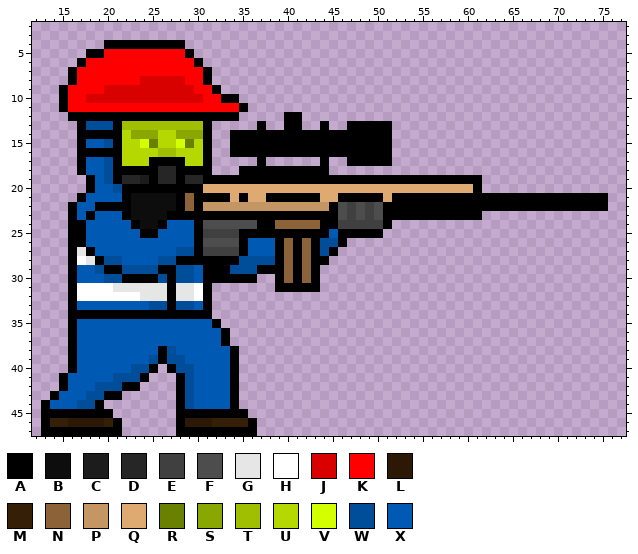
File history of a sprite sheet, Zombi Slayers/Assets/Resources/Arts/Player Characters/derrick_static.png. The first picture shows the starting point.
The file is 384x192 pixels, drawn in blocks of 4x4; one block is one cell here. Shown: x 12..77, y 2..47.
Palette (. is transparent): A #000000  B #0d0d0d  C #1c1c1c  D #262626  E #404040  F #4d4d4d  G #e6e6e6  H #ffffff  J #d90000  K #ff0000  L #2b1906  M #361f07  N #8c6338  P #c49664  Q #deaa72  R #6a8000  S #8aa600  T #9fbf00  U #b5d900  V #d4ff00  W #004d99  X #005ab3
Pixels before (only the part around the change), first column x 12:
 2 .....................................................
 3 .....................................................
 4 ........AAAAAAAAA....................................
 5 ......AAKKKKKKKKKA...................................
 6 .....AKKKKKKKKKKKKA..................................
 7 ....AKKKKKKKKKKKKKKA.................................
 8 ....AKKKKKKKJJJJJKKA.................................
 9 ...AKKKKJJJJJJJJJJKKA................................
10 ...AKKJJJJJJJJJJJJJKKAA..............................
11 ...AKKKKKKKKKKKKKKKKKKKA.............................
12 ....AAAAAAAAAAAAAAAAAAA.....AA.......................
13 .....AWWWATTTTTTTTTA.....A..AA..A..AAAAA.............
14 .....AAAAAUSSSUUSSSA..AAAAAAAAAAAAAAAAAA.............
15 .....AXXWAUUVRUUVRUA..AAAAAAAAAAAAAAAAAA.............
16 .....AAAAAUUUUTTUUUA..AAAAAAAAAAAAAAAAAA.............
17 .....AXXWAUUUAAAAUUA.....A......A..AAAAA.............
18 .....AXXWAAAAADDAAAA...AAAAAAAAAA....................
19 ......AXWADDCADDADDAAAAAAAAAAAAAAAAAAAAAAAAAAAAAAA...
20 ......AXXWAAAAAAAAAQQQQQQQQQQQQQQQQQQQQQQQQQQQQQQA...
21 .....AXXXXABBBBBANAAAAQAQQAAAAAAQQAAAAAQAAAAAAAAAAAAA
22 ....AXXAAAABBBBBANAPPPPPPPPPPPPPPAFEFEFAAAAAAAAAAAAAA
23 ....AXAXXXABBBBAAAAAAAAAAAAAAAAAAAFEFEFAAAAAAAAAAA...
24 ....AAXXXXXABBAXXXAFFFFFFAANNNNNAAEEEEEA.............
25 ....AAXXXXXXAAXXXXAEEEEAAAAAAAAAAXAAAAA..............
26 ....AAXXXXXXXXXXXXAFFFFAXXXANANAWWA..................
27 ....AGAXXXXXXXXXWWAEEEEAXXXANANAWA...................
28 ....AHGAWWXXXXWWAAAAAAAWWWWANANAA....................
29 ....AXXWAAWWWWAAWWXAAAWWWAAANANA.....................
30 ....AXXXWWAAAAWAWWXAAAAAA..ANANA.....................
31 ....AHHHHGGGGGGAGGHA.......AAAAA.....................
32 ....AHHHHHHHGGGAGGHA.................................
33 ....AXXXXXXXXWWAWWXA.................................
34 ....AAAAAAAAAAAAAAAA.................................
35 ....AXXXXXXXXXXXXXXXA................................
36 ....AXXXXXXXXXXXXXXXXA...............................
37 ....AXXXXXXXXXXXXXXXXA...............................
38 ....AXXXXXXXXXAWXXXXXXA..............................
39 ....AXXXXXXXXWAWWXXXXXA..............................
40 ....AXXXXXXWWA.AWWXXXXA..............................
41 ...AXXXXXWWWA...AWXXXXA..............................
42 ...AXXXWWWAA....AWXXXXA..............................
43 ..AXXXWWAA......AWXXXXA..............................
44 .AXXXWWA........AWXXXXA..............................
45 .AAAAAAAA.......AAAAAAAA.............................
46 .AMMLLLLMA......ALLLMMMMA............................
47 .AAAAAAAAA......AAAAAAAAA............................
The same view after the edit:
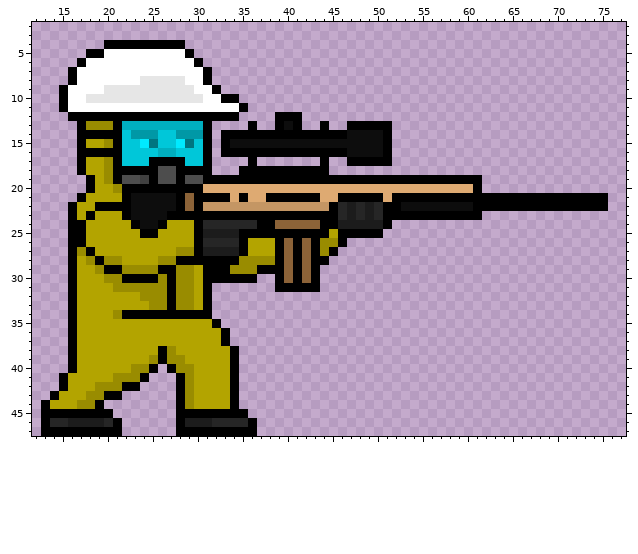
From the commit log: major changes on derrick used democracy to decide the final look of the character. he now wears a hazmat suit instead of ISKI worker outfit.
Difference:
Colour C changes from #1c1c1c to #404040.
Colour D changes from #262626 to #4d4d4d.
Colour E changes from #404040 to #1c1c1c.
Colour F changes from #4d4d4d to #262626.
Colour R changes from #6a8000 to #007580.
Colour S changes from #8aa600 to #0098a6.
Colour T changes from #9fbf00 to #00afbf.
Colour U changes from #b5d900 to #00c7d9.
Colour V changes from #d4ff00 to #00eaff.
Colour W changes from #004d99 to #998c00.
Colour X changes from #005ab3 to #b3a400.
Colour A is added in row 12 at x 39; in row 13 at x 36 and 39; in rows 14 to 16 at x 33; in row 17 at x 36.
Colour B replaces colour A in row 13 at x 40; in row 14 at x 47 to 50; in row 15 at x 34 to 50; in row 16 at x 47 to 50; in row 22 at x 53 to 60.
Colour E replaces colour L in row 46 at x 16 to 19 and 29 to 31.
Colour F replaces colour M in row 46 at x 14 to 15, 20 and 32 to 35.
Colour G replaces colour J in row 8 at x 24 to 28; in row 9 at x 20 to 29; in row 10 at x 18 to 30.
Colour H replaces colour K in row 5 at x 20 to 28; in row 6 at x 18 to 29; in row 7 at x 17 to 30; in row 8 at x 17 to 23 and 29 to 30; in row 9 at x 16 to 19 and 30 to 31; in row 10 at x 16 to 17 and 31 to 32.
Colour H replaces colour K in row 11 at x 16 to 34.
Colour W replaces colour A in row 34 at x 21.
Colour W replaces colour G in row 27 at x 17; in row 28 at x 18; in row 31 at x 21 to 26 and 28 to 29; in row 32 at x 24 to 26 and 28 to 29.
Colour X replaces colour A in row 34 at x 17 to 20.
Colour X replaces colour H in row 28 at x 17; in row 31 at x 17 to 20 and 30; in row 32 at x 17 to 23 and 30.
The author cleared colour A in row 13 at x 37; in row 17 at x 37.
Boxes around the changes in both pictures, in picture pixels (x1, y1, x2, y2):
changed: (50, 49, 473, 427)
